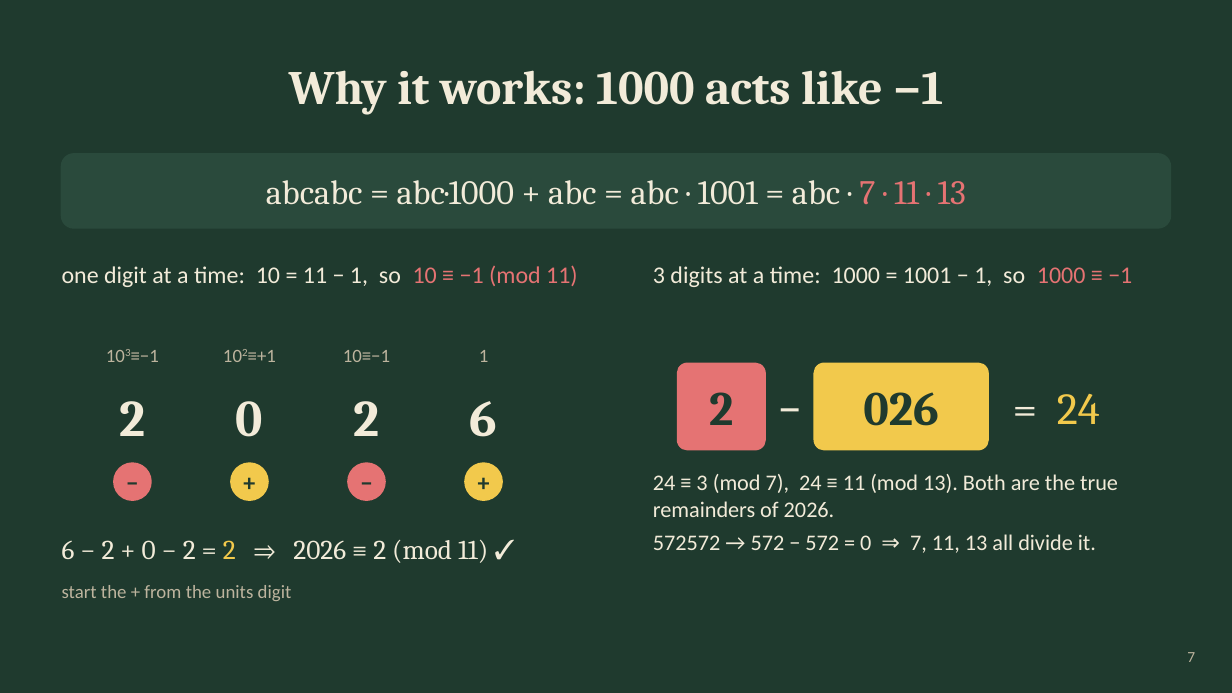
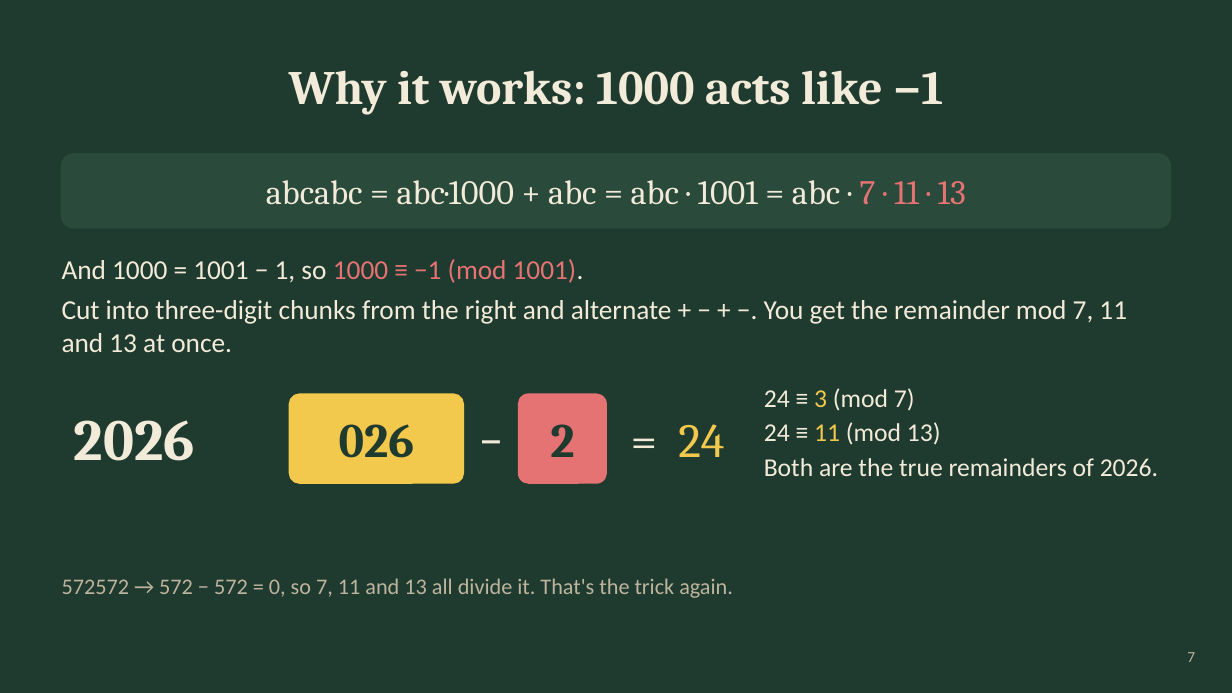
Before and after one commit to ZhihengLi0/math5248, a slide deck: slide 7 of presentation/PPT演讲版.pptx. Drawn at 1232x693 pixels with LibreOffice and Linux fonts; fonts in the diff are those of the drawing. Boxes give left, top, right and bottom in pixels: in the first picture for what was removed or moved away, otherwise in the second. Text is boxed around its words. In the diff, an @@ line names an element or a change of style, - is before the commit and + after.

```diff
--- a/presentation/PPT演讲版.pptx
+++ b/presentation/PPT演讲版.pptx
@@ text at (62,259,1127,352): text changed; size 14 to 16 pt @@
-one digit at a time: 10 = 11 − 1, so 10 ≡ −1 (mod 11)
+And 1000 = 1001 − 1, so 1000 ≡ −1 (mod 1001).
+Cut into three-digit chunks from the right and alternate + − + −. You get the remainder mod 7, 11 and 13 at once.
@@ text "And 1000 = 1001 − ..." at (62,259,1127,352): vertical alignment middle to top @@
@@ text removed at (653,266,1132,287) @@
-3 digits at a time: 1000 = 1001 − 1, so 1000 ≡ −1
@@ text removed at (131,350,159,362) @@
-103≡−1
@@ text removed at (248,350,276,362) @@
-102≡+1
@@ text removed at (343,350,390,362) @@
-10≡−1
@@ text removed at (479,350,489,362) @@
-1
@@ text at (764,388,1158,476): text changed; size 13 to 15 pt @@
-24 ≡ 3 (mod 7), 24 ≡ 11 (mod 13). Both are the true remainders of 2026.
-572572 → 572 − 572 = 0 ⇒ 7, 11, 13 all divide it.
+24 ≡ 3 (mod 7)
+24 ≡ 11 (mod 13)
+Both are the true remainders of 2026.
@@ text removed at (765,363,814,450) @@
-−
@@ text removed at (236,401,263,437) @@
-0
@@ text "026": place and size @@
-text "026" at (863,392,938,426)
+text "026" at (339,424,414,458)
@@ rounded rectangle: place and size @@
-rounded rectangle at (814,363,988,450)
+rounded rectangle at (290,394,463,483)
@@ rounded rectangle at (290,394,463,483): proportions changed @@
@@ text removed at (353,401,379,436) @@
-2
@@ text at (463,394,519,483): text changed; size 14 to 28 pt; text colour #1F3A2E to #F2EBD9; bold off @@
-+
+−
@@ text removed at (470,401,498,437) @@
-6
@@ text "2": place and size @@
-text "2" at (709,392,733,425)
+text "2" at (550,424,574,457)
@@ rounded rectangle: place and size @@
-rounded rectangle at (678,363,765,450)
+rounded rectangle at (519,394,606,483)
@@ rounded rectangle at (519,394,606,483): proportions changed @@
@@ text "= 24": place and size @@
-text "= 24" at (1057,394,1100,424)
+text "= 24" at (678,424,724,457)
@@ text "= 24" at (678,424,724,457): size 26 to 28 pt @@
@@ text at (74,420,195,461): text changed; size 30 to 34 pt @@
-2
+2026
@@ ellipse removed at (115,463,152,500) @@
@@ text removed at (115,463,152,500) @@
-−
@@ ellipse removed at (232,463,269,500) @@
@@ text removed at (232,463,269,500) @@
-+
@@ ellipse removed at (349,463,386,500) @@
@@ text removed at (349,463,386,500) @@
-−
@@ ellipse removed at (464,463,501,500) @@
@@ text removed at (62,540,488,563) @@
-6 − 2 + 0 − 2 = 2 ⇒ 2026 ≡ 2 (mod 11) ✓
@@ text removed at (62,585,292,601) @@
-start the + from the units digit
@@ text added at (62,578,733,598), 13 pt, text #BDB49E @@
+572572 → 572 − 572 = 0, so 7, 11 and 13 all divide it. That's the trick again.
```
Also in this commit, not shown: 5 other slides changed, 1 slide removed, 20 other files.
